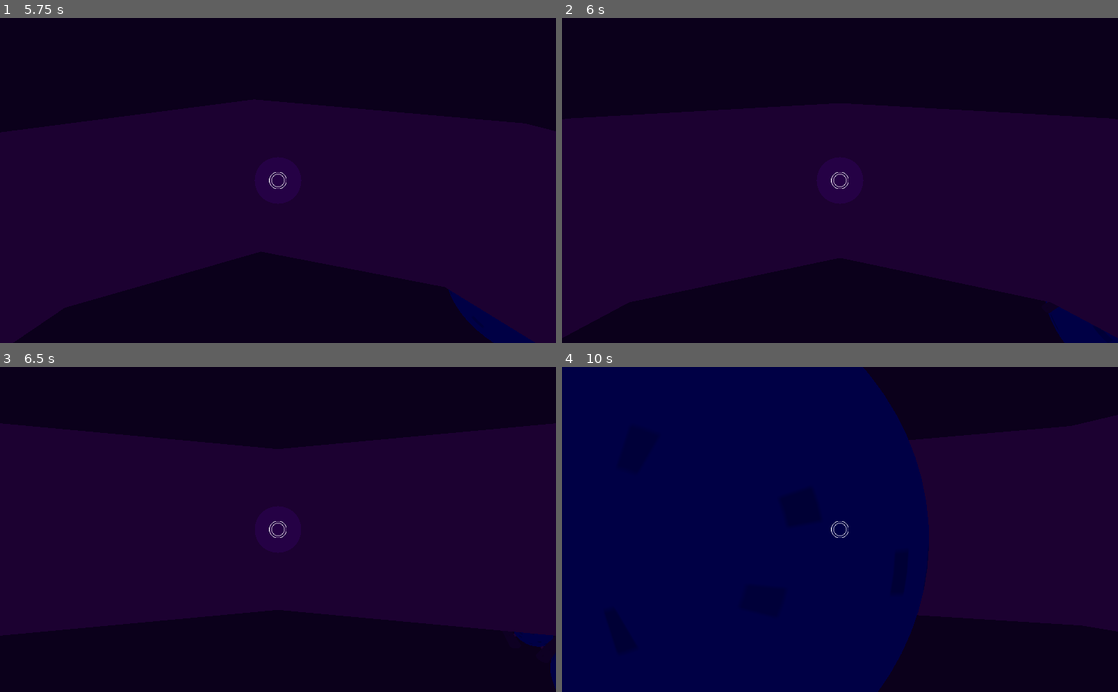
Above: before the commit, frames 1-4 (two rows, left to right).
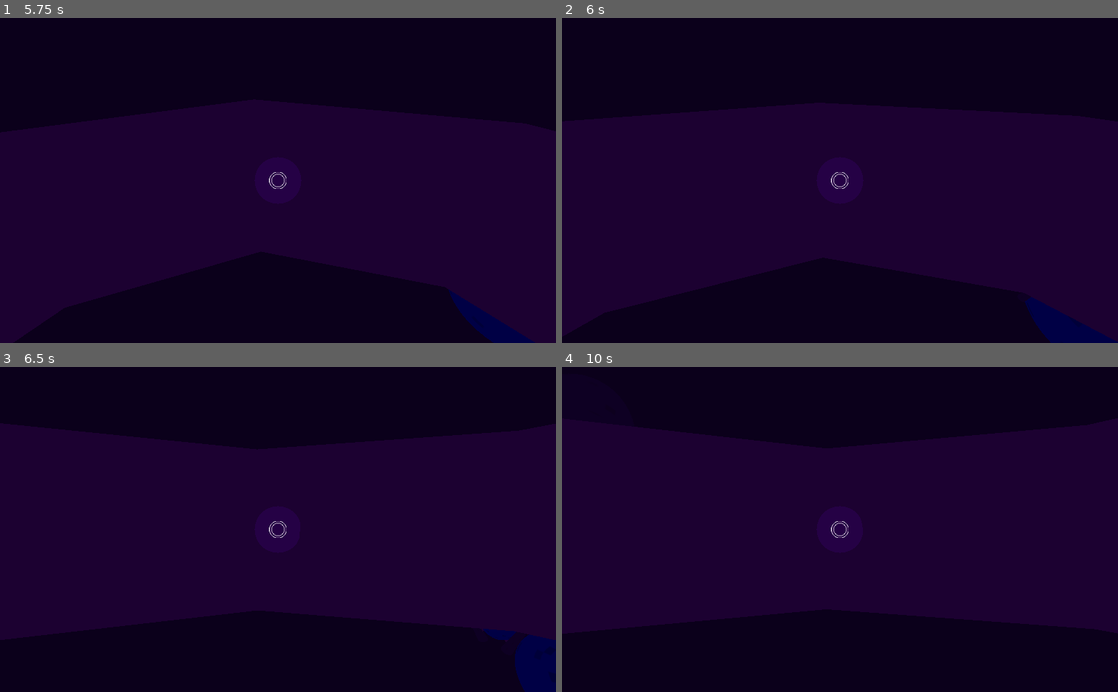
Above: after the commit, the same moments.

Repository: the-alex-g/LD47
Game: Godot game, scene res://Main/Main.tscn
Two runs of this game, one before a commit and one after it. Both use one fixed random seed, a clock stepped at 60 frames per second and the inputs below.
Inputs (mouse positions are in pixels of both pictures, inside the frame that each line leads up to):
- Up to frame 1 (5.75 s): click "Play" at 0.5 s; move the mouse to (400, 164) at 1.27 s; hold Right (Right) 1.28-2.03 s; click (400, 164) at 1.42 s; move the mouse to (166, 196) at 2.02 s; hold Down (Backward) 2.03-2.78 s; click (166, 196) at 2.17 s; move the mouse to (333, 109) at 2.77 s; hold Right (Right) 2.78-3.53 s; click (333, 109) at 2.92 s; tap Enter at 3.5 s; move the mouse to (250, 245) at 3.52 s; hold Up (Forward) 3.53-4.28 s; click (250, 245) at 3.67 s; move the mouse to (444, 229) at 4.27 s; hold Left (Left) from 4.28 s (still down); click (444, 229) at 4.42 s; move the mouse to (111, 131) at 5.02 s; click (111, 131) at 5.17 s
- Up to frame 2 (6 s): move the mouse to (867, 180) at 5.77 s; release Left (Left) at 5.78 s; hold Down (Backward) from 5.78 s (still down); click (867, 180) at 5.92 s
- Up to frame 3 (6.5 s): keep holding Down (Backward)
- Up to frame 4 (10 s): move the mouse to (756, 448) at 6.52 s; release Down (Backward) at 6.53 s; hold Right (Right) 6.53-7.28 s; click (756, 448) at 6.67 s; move the mouse to (962, 513) at 7.27 s; hold Up (Forward) 7.28-8.03 s; click (962, 513) at 7.42 s; move the mouse to (728, 545) at 8.02 s; hold Right (Right) 8.03-8.78 s; click (728, 545) at 8.17 s; move the mouse to (895, 458) at 8.77 s; hold Down (Backward) 8.78-9.53 s; click (895, 458) at 8.92 s; move the mouse to (812, 594) at 9.52 s; hold Left (Left) from 9.53 s (still down); click (812, 594) at 9.67 s

Frame 1 is identical in both runs. In frame 2, 0.6% of the frame differs, in the area x 83-100%, y 85-100%; in frame 3, 1.1%; in frame 4, 63%, in the area x 0-66%, y 0-100%.

Commit message:
Add touch input?

Diff:
--- a/Player/Player.gd
+++ b/Player/Player.gd
@@ -41,6 +41,28 @@
 	secondary_rotation_point.rotation_degrees.x += dir.y
 	rotation_degrees.y += dir.x
 
+func _input(event):
+	if start:
+		var thingie:InputEventMouseButton = event as InputEventMouseButton
+		if thingie && event.is_pressed():
+			if event.position.x < 540 and event.position.x > 460 and event.position.y < 280:
+				Input.action_press("Forward")
+			elif event.position.x < 540 and event.position.x > 460 and event.position.y > 360:
+				Input.action_press("backward")
+			if event.position.y < 360 and event.position.y > 280 and event.position.x < 460:
+				Input.action_press("Left")
+			elif event.position.y < 360 and event.position.y > 280 and event.position.x > 540:
+				Input.action_press("Right")
+		if thingie && not event.is_pressed():
+			if event.position.x < 540 and event.position.x > 460 and event.position.y < 280:
+				Input.action_release("Forward")
+			elif event.position.x < 540 and event.position.x > 460 and event.position.y > 360:
+				Input.action_release("backward")
+			if event.position.y < 360 and event.position.y > 280 and event.position.x < 460:
+				Input.action_release("Left")
+			elif event.position.y < 360 and event.position.y > 280 and event.position.x > 540:
+				Input.action_release("Right")
+
 func _on_Main_won():
 	start = false
 	stop()
Not shown: 1 places in Main/Main.tscn that only renumber resources
